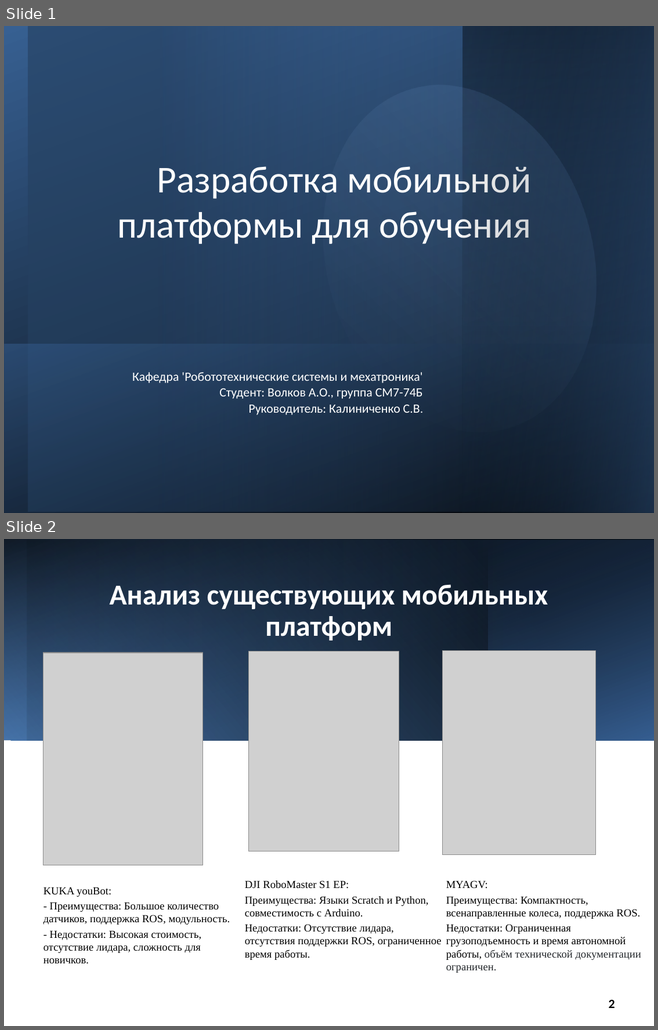
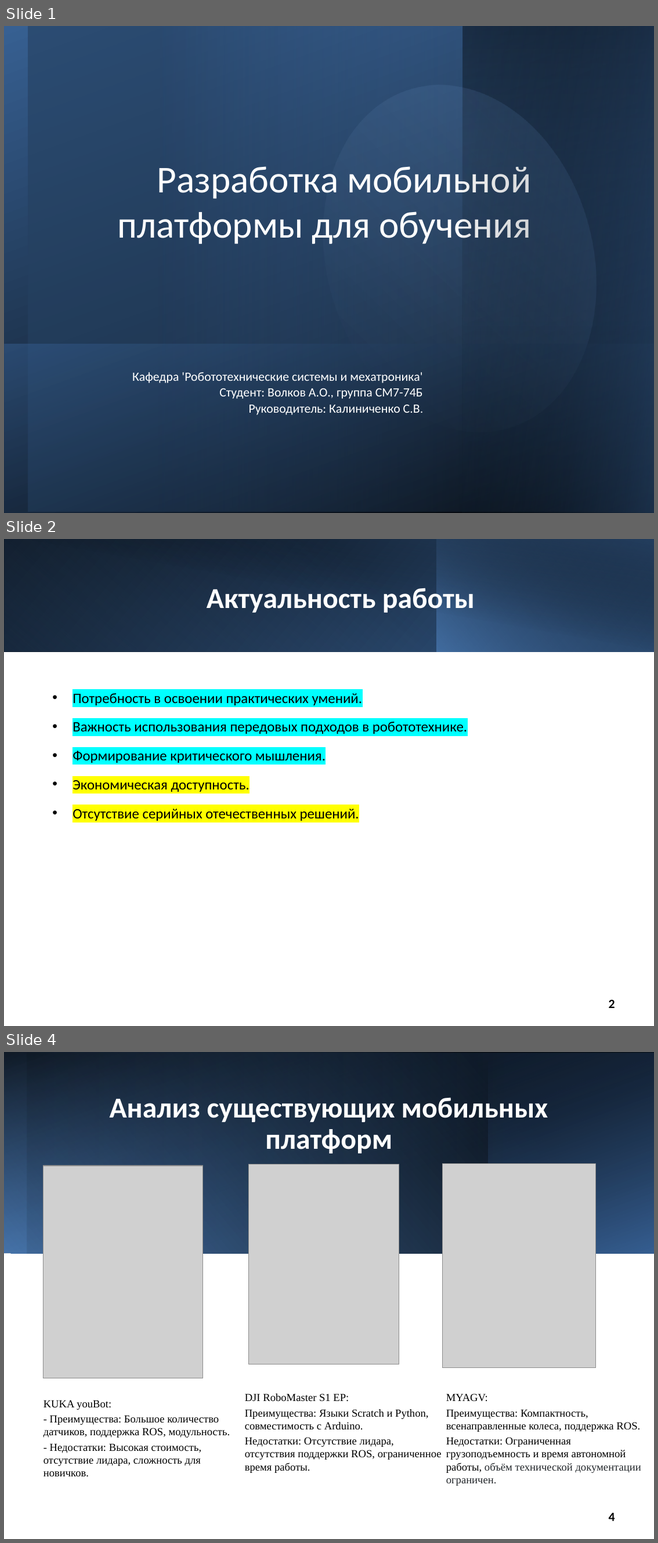
Before and after one commit to buigbvns/diplom, a slide deck: презентации/мобильная платформа.pptx. Shown one above the other, each under a label of ours: slides 1 and 2 before the commit, slides 1, 2 and 4 after it; the slides between them are not shown. The pictures are 658x1030 and 658x1543 pixels, drawn with LibreOffice and Linux fonts; fonts in the diff are those of the drawing; grey boxes stand for pictures. Boxes give left, top, right and bottom in pixels: in the first picture for what was removed or moved away, otherwise in the second. Text is boxed around its words. In the diff, an @@ line names an element or a change of style, - is before the commit and + after.

```diff
--- a/презентации/мобильная платформа.pptx
+++ b/презентации/мобильная платформа.pptx
@@ slide 2 added at (4, 539, 654, 1026), background #FFFFFF @@
@@ rectangle added at (4, 539, 654, 652), fill gradient #000000 to #376092 @@
@@ rectangle added at (4, 539, 437, 652), fill gradient #4F81BD to #254061 @@
@@ rectangle added at (29, 539, 654, 653), fill gradient #000000 to #254061 @@
@@ rectangle added at (437, 539, 654, 652), fill gradient #4F81BD to #000000 @@
@@ title added at (206, 588, 474, 613), 32 pt, text #FFFFFF, bold @@
+Актуальность работы
@@ text added at (72, 693, 467, 821), 16 pt, text #000000 @@
+• Потребность в освоении практических умений.
+• Важность использования передовых подходов в робототехнике.
+• Формирование критического мышления.
+• Экономическая доступность.
+• Отсутствие серийных отечественных решений.
@@ page number added at (608, 1000, 615, 1008), 14 pt, text #000000, bold @@
+2
@@ what was slide 2 is now slide 4 @@
@@ page number at (608, 1513, 615, 1521): text changed @@
-2
+4
```
Also in this commit, not shown: 2 slides changed, 1 other file.
